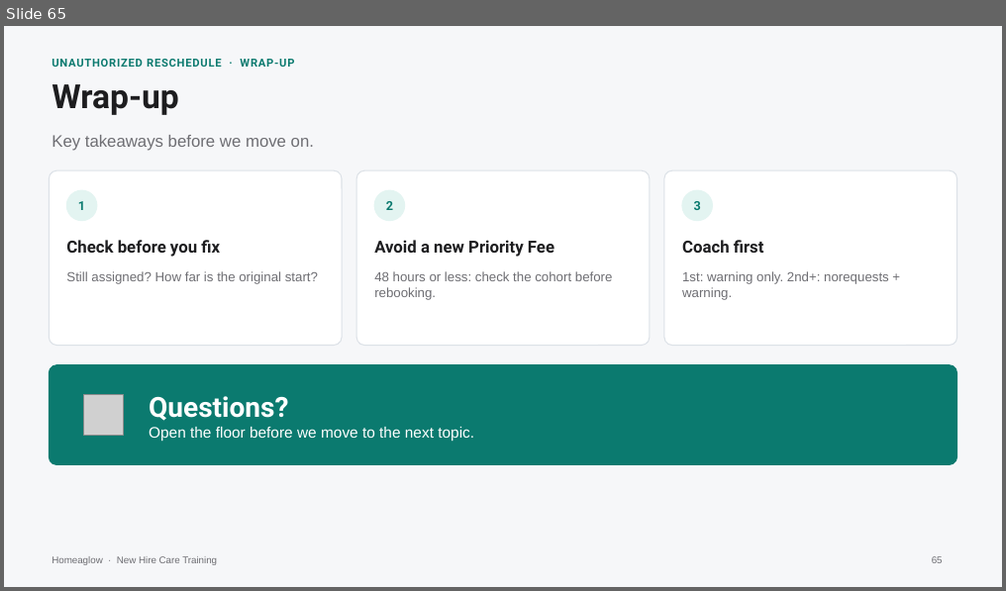
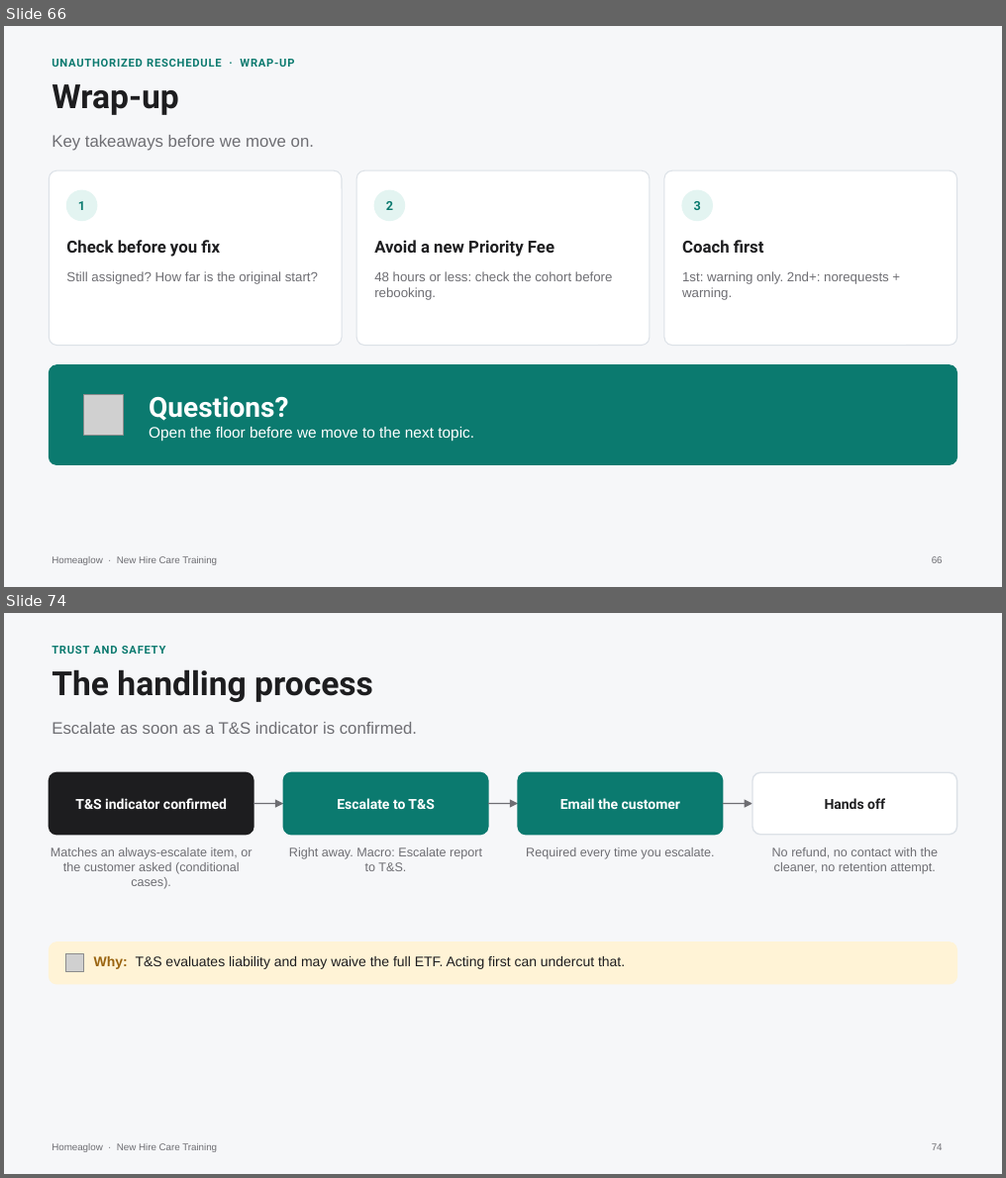
Before and after one commit to anjulimichelle/training, a slide deck: billing-disputes/billing-disputes-cash-payments.pptx. Shown one above the other, each under a label of ours: slide 65 before the commit, slides 66 and 74 after it; the slides between them are not shown. The pictures are 1006x591 and 1006x1178 pixels, drawn with LibreOffice and Linux fonts; fonts in the diff are those of the drawing; grey boxes stand for pictures. Boxes give left, top, right and bottom in pixels: in the first picture for what was removed or moved away, otherwise in the second. Text is boxed around its words. In the diff, an @@ line names an element or a change of style, - is before the commit and + after.

```diff
--- a/billing-disputes/billing-disputes-cash-payments.pptx
+++ b/billing-disputes/billing-disputes-cash-payments.pptx
@@ slide 74 added at (4, 613, 1002, 1174), background #F6F7F9; not listed: 1 template element that a slide beside it also shows @@
@@ text added at (52, 646, 166, 654), 8 pt, text #0B7A6F, bold @@
+TRUST AND SAFETY
@@ text added at (52, 669, 373, 702), 24 pt, text #1D1D1F, bold @@
+The handling process
@@ text added at (52, 722, 417, 734), 12 pt, text #6E6E73 @@
+Escalate as soon as a T&S indicator is confirmed.
@@ rounded rectangle added at (49, 772, 253, 835), fill #1D1D1F, outline #1D1D1F 1 pt @@
@@ rounded rectangle added at (283, 772, 488, 835), fill #0B7A6F, outline #0B7A6F 1 pt @@
@@ rounded rectangle added at (518, 772, 723, 835), fill #0B7A6F, outline #0B7A6F 1 pt @@
@@ rounded rectangle added at (752, 772, 957, 835), fill #FFFFFF, outline #DCE1E7 1 pt @@
@@ text added at (75, 798, 227, 809), 10 pt, text #FFFFFF, bold @@
+T&S indicator confirmed
@@ arrow added from (253, 804) to (283, 804), #6E6E73 1 pt @@
@@ text added at (337, 798, 434, 809), 10 pt, text #FFFFFF, bold @@
+Escalate to T&S
@@ arrow added from (488, 804) to (518, 804), #6E6E73 1 pt @@
@@ text added at (560, 798, 680, 809), 10 pt, text #FFFFFF, bold @@
+Email the customer
@@ arrow added from (723, 804) to (752, 804), #6E6E73 1 pt @@
@@ text added at (825, 798, 885, 809), 10 pt, text #1D1D1F, bold @@
+Hands off
@@ text added at (51, 848, 252, 889), 9 pt, text #6E6E73 @@
+Matches an always-escalate item, or the customer asked (conditional cases).
@@ text added at (289, 848, 482, 871), 9 pt, text #6E6E73 @@
+Right away. Macro: Escalate report to T&S.
@@ text added at (526, 848, 714, 860), 9 pt, text #6E6E73 @@
+Required every time you escalate.
@@ text added at (772, 848, 939, 874), 9 pt, text #6E6E73 @@
+No refund, no contact with the cleaner, no retention attempt.
@@ rounded rectangle added at (49, 943, 957, 984), fill #FFF3D6, outline #FFF3D6 0.75 pt @@
@@ picture added at (65, 955, 84, 972) @@
@@ text added at (94, 957, 625, 969), 10 pt, text #1D1D1F @@
+Why: T&S evaluates liability and may waive the full ETF. Acting first can undercut that.
@@ page number added at (932, 1144, 943, 1151), 7 pt, text #6E6E73 @@
+74
@@ what was slide 65 is now slide 66 @@
```
Also in this commit, not shown: 7 slides changed, 17 other slides added, 2 other files.
